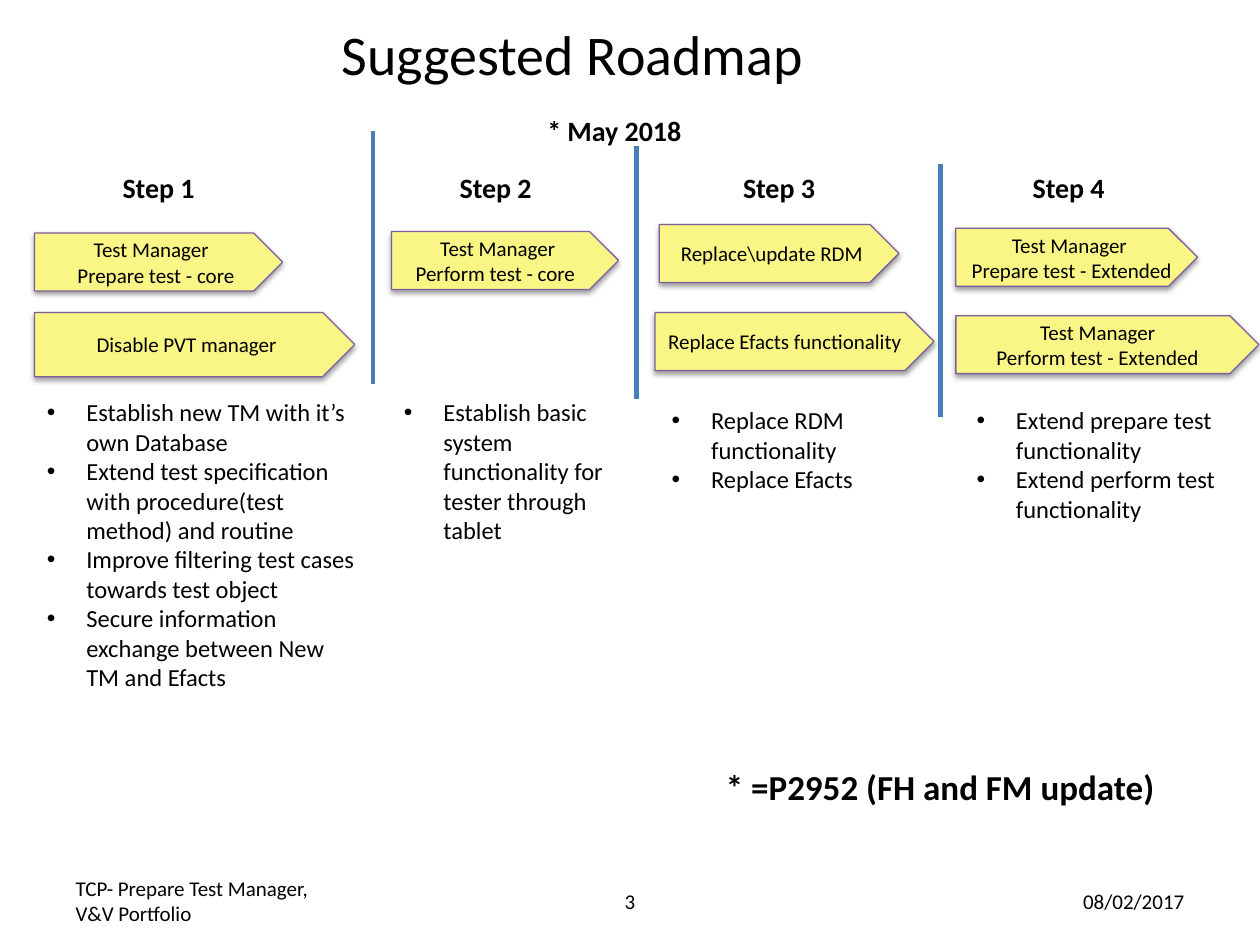
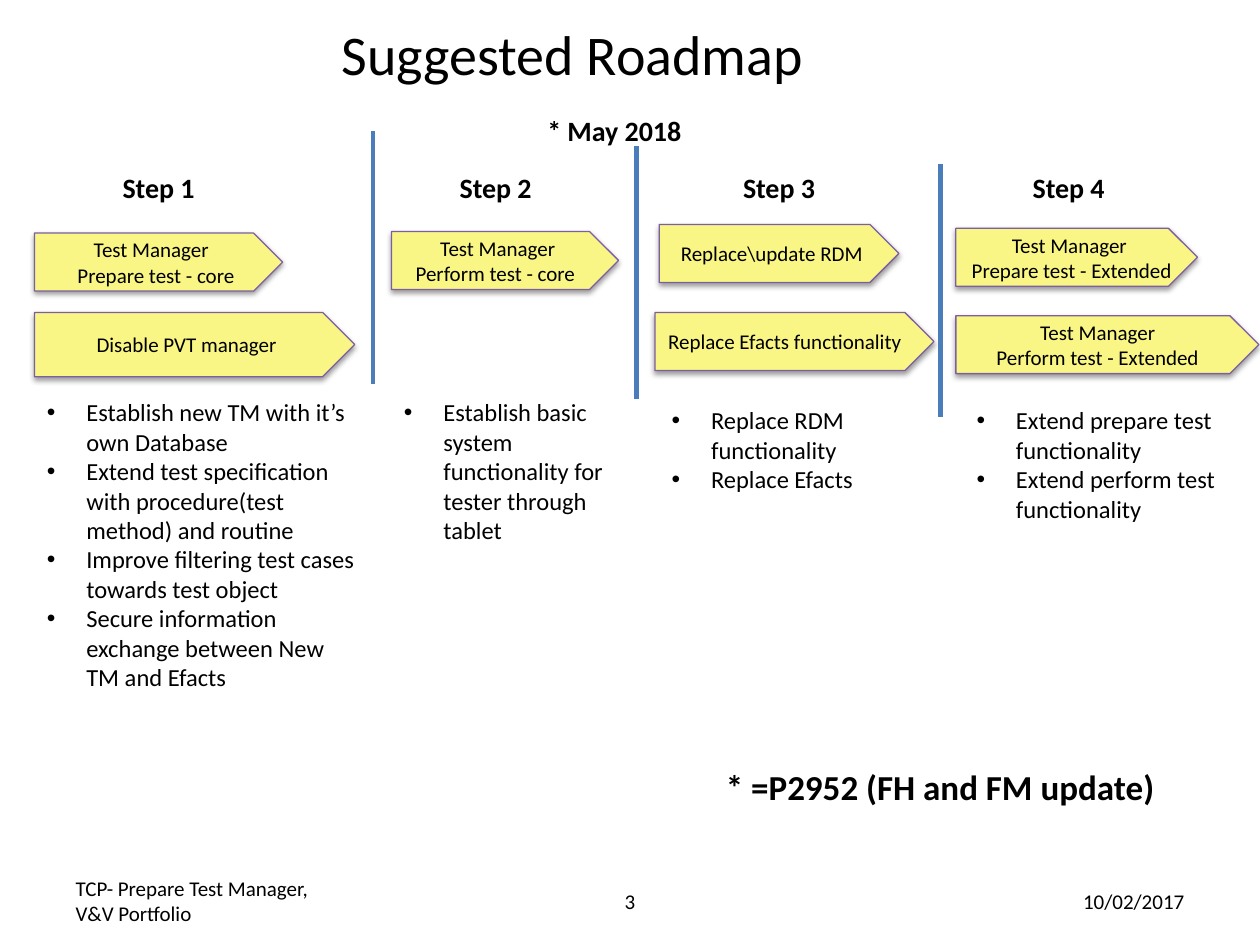
Before and after one commit to perlovdinger/testManagement, a slide deck: slide 3 of 5_Architecture/Architecture_And_More.pptx. Drawn at 1260x945 pixels with LibreOffice and Linux fonts; fonts in the diff are those of the drawing. Boxes give left, top, right and bottom in pixels: in the first picture for what was removed or moved away, otherwise in the second. Text is boxed around its words. In the diff, an @@ line names an element or a change of style, - is before the commit and + after.

```diff
--- a/5_Architecture/Architecture_And_More.pptx
+++ b/5_Architecture/Architecture_And_More.pptx
@@ text at [1083,894,1184,910]: text changed @@
-08/02/2017
+10/02/2017
```
Also in this commit, not shown: 2 other slides changed, 9 slides added, 4 slides removed, 21 other files.
